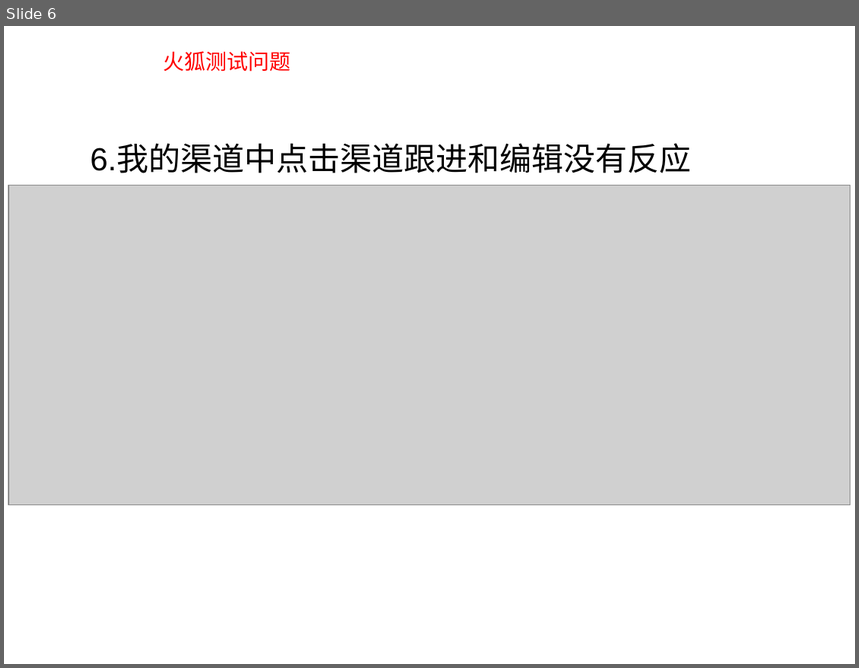
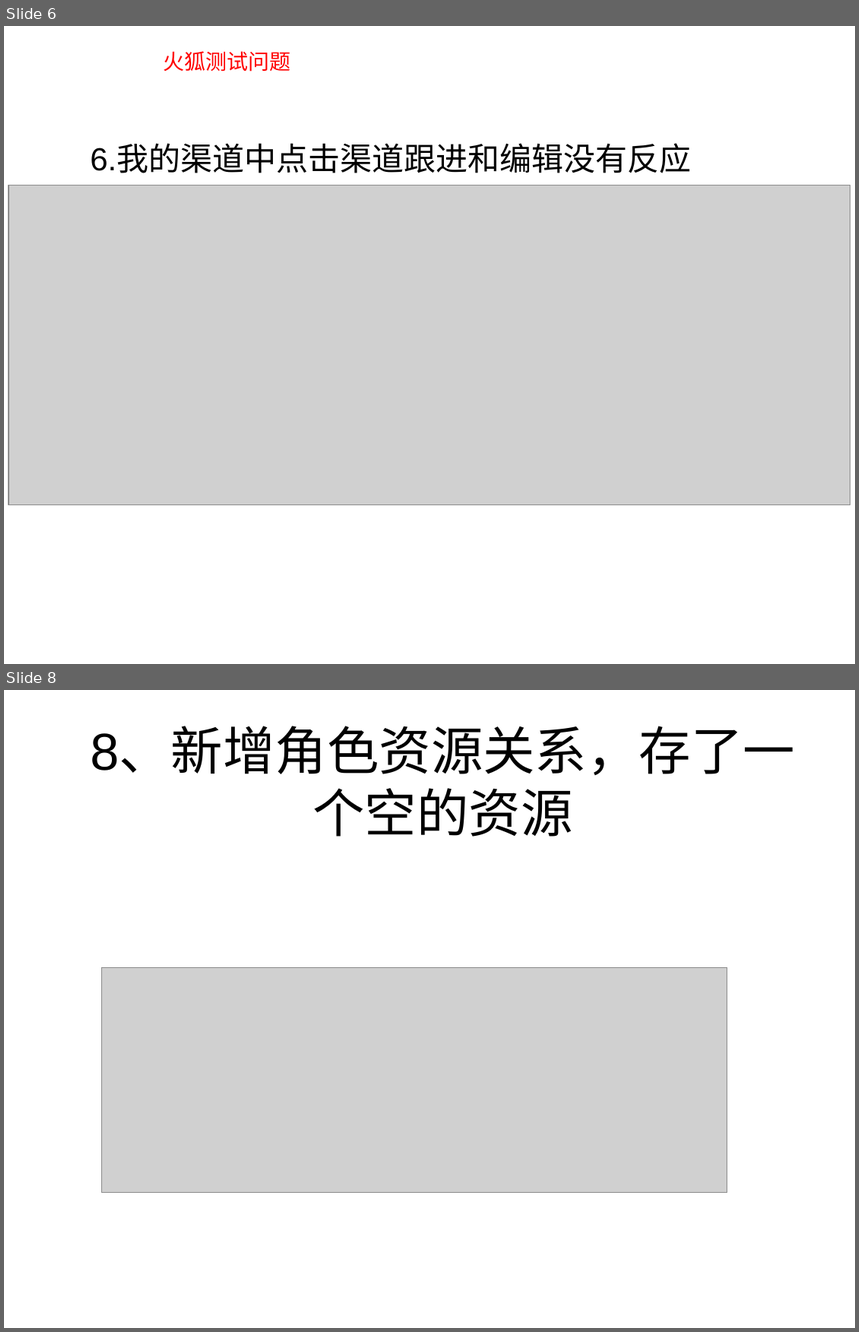
Before and after one commit to lieoluntan/sdpkRW, a slide deck: 个人开发任务表/2月份渠道开发任务/2-5至2-9渠道/0206测试问题说明.ppt. Shown one above the other, each under a label of ours: slide 6 before the commit, slides 6 and 8 after it; the slides between them are not shown. The pictures are 859x668 and 859x1332 pixels, drawn with LibreOffice and Linux fonts; fonts in the diff are those of the drawing; grey boxes stand for pictures. Boxes give left, top, right and bottom in pixels: in the first picture for what was removed or moved away, otherwise in the second. Text is boxed around its words. In the diff, an @@ line names an element or a change of style, - is before the commit and + after.

```diff
--- a/个人开发任务表/2月份渠道开发任务/2-5至2-9渠道/0206测试问题说明.ppt
+++ b/个人开发任务表/2月份渠道开发任务/2-5至2-9渠道/0206测试问题说明.ppt
@@ slide 8 added at [4, 690, 855, 1328], background #FFFFFF @@
@@ title added at [90, 728, 795, 837], 44 pt, text #000000 @@
+8、新增角色资源关系，存了一个空的资源
@@ picture added at [102, 967, 728, 1193] @@
```
Also in this commit, not shown: 1 other slide added, 2 slides removed, 1 other file.
